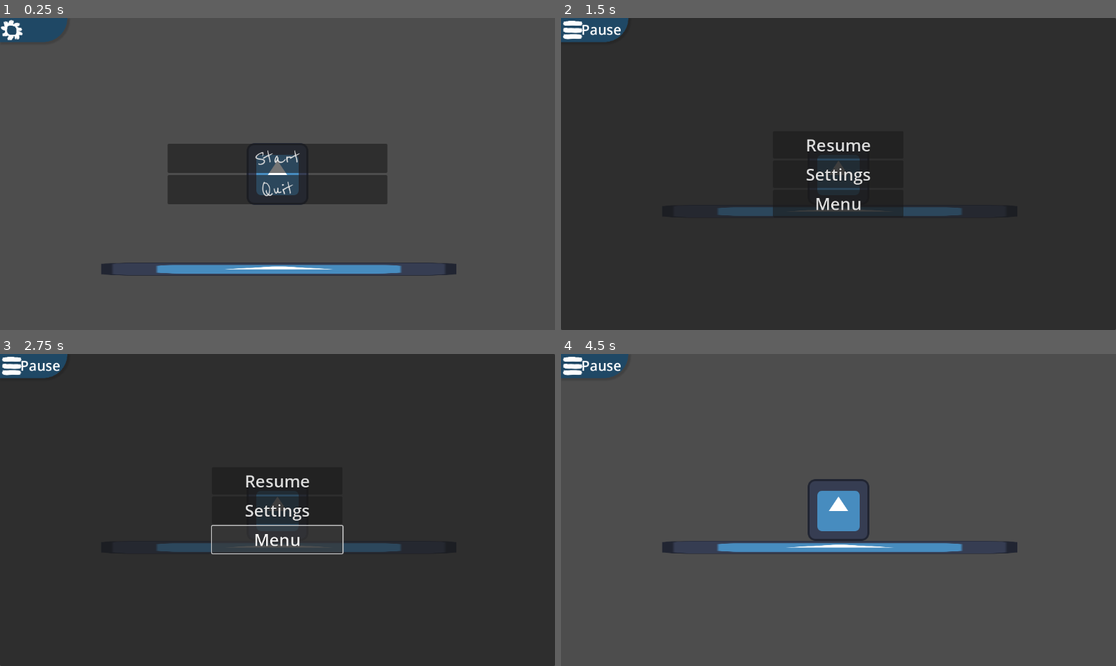
Above: before the commit, frames 1-4 (two rows, left to right).
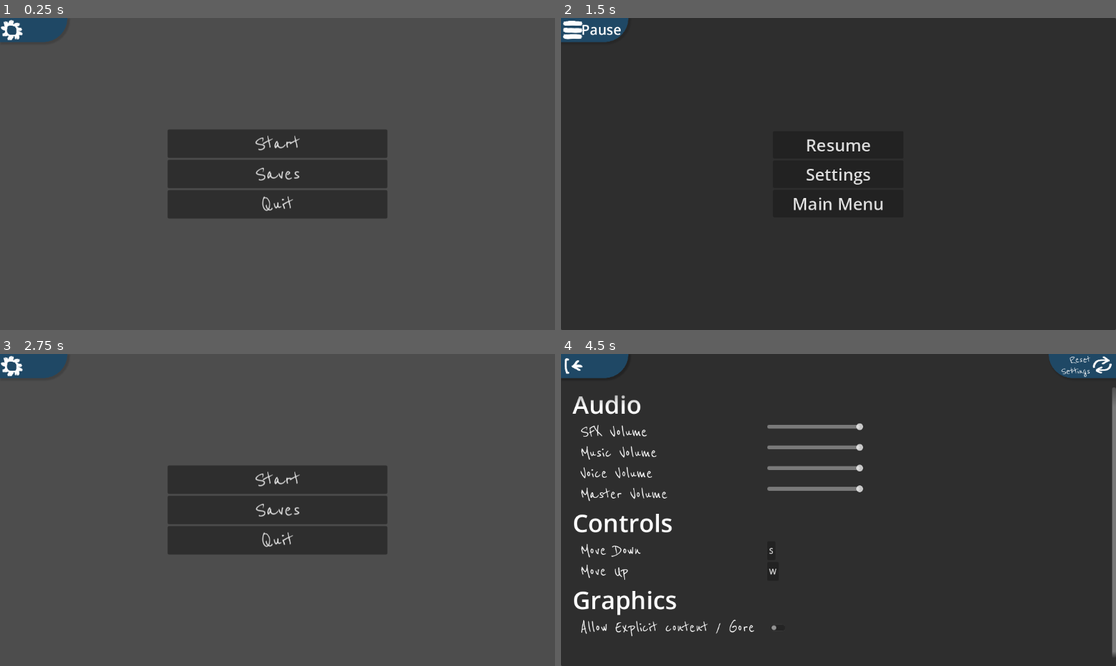
Above: after the commit, the same moments.

Repository: avetharun/GodotGameJam6-14
Game: Godot game, scene res://Scenes/Menu.tscn
The game is run twice, just before and just after one commit, with the same random seed, the same clock (stepped at 60 frames per second) and the same inputs. Before the commit the project starts from res://Scenes/main.tscn. The engine's default icon, where the game draws it, is replaced by a stand-in: a white triangle on a blue panel in a dark square.
Inputs (mouse positions are in pixels of both pictures, inside the frame that each line leads up to):
- Up to frame 1 (0.25 s): no input
- Up to frame 2 (1.5 s): click "Start" (after the commit: "Saves") at 0.5 s; click "[font_size=50]Pause" at 1.25 s
- Up to frame 3 (2.75 s): click "Menu" (after the commit: "Main Menu") at 2 s
- Up to frame 4 (4.5 s): click (594, 366) at 2.75 s; click "[font_size=50]Pause" (after the commit: "[font_size=50]Reset Settings") at 3.5 s; click (838, 481) at 4.25 s, where only the run before the commit has a clickable "Resume"

The runs differ from the first frame. In frame 1, 6.7% of the frame differs, in the area x 18-83%, y 35-83%; in frame 2, 1.1%; in frame 3, 90%; in frame 4, 98%, in the area x 0-100%, y 0-100%.

Commit message:
yippe no paini this time

Diff:
--- a/Scenes/Menu.tscn
+++ b/Scenes/Menu.tscn
@@ -1,7 +1,4 @@
-[gd_scene load_steps=2 format=3 uid="uid://ddknavjxhpvrc"]
-
-[sub_resource type="StyleBoxFlat" id="StyleBoxFlat_vn6wf"]
-bg_color = Color(0, 0, 0, 1)
+[gd_scene format=3 uid="uid://ddknavjxhpvrc"]
 
 [node name="Menu" type="Control"]
 layout_mode = 3
@@ -11,13 +8,3 @@
 grow_horizontal = 2
 grow_vertical = 2
 mouse_filter = 2
-
-[node name="PanelContainer" type="PanelContainer" parent="."]
-layout_mode = 1
-anchors_preset = 15
-anchor_right = 1.0
-anchor_bottom = 1.0
-grow_horizontal = 2
-grow_vertical = 2
-mouse_filter = 2
-theme_override_styles/panel = SubResource("StyleBoxFlat_vn6wf")
--- a/Scenes/SceneLoader.gd
+++ b/Scenes/SceneLoader.gd
@@ -5,27 +5,27 @@
 @export var SceneName: String
 
 func Unload():
-    for child in GameConstants.Instance.get_parent().get_children():
-        if (child.has_meta("SCN_NAME") && child.get_meta("SCN_NAME") == SceneName):
-            child.queue_free()
+	for child in GameConstants.Instance.get_parent().get_children():
+		if (child.has_meta("SCN_NAME") && child.get_meta("SCN_NAME") == SceneName):
+			child.queue_free()
 func UnloadAllRuntimeScenes():
-    for child in GameConstants.Instance.get_parent().get_children():
-        if child.has_meta("SCN_LOADED_AT_RUNTIME") && child.has_meta("SCNMGR_DISABLE_AUTO_UNLOAD"):
-            child.queue_free()
+	for child in GameConstants.Instance.get_parent().get_children():
+		if child.has_meta("SCN_LOADED_AT_RUNTIME") && !child.has_meta("SCNMGR_DISABLE_AUTO_UNLOAD"):
+			child.queue_free()
 func Load():
-    LoadFromScene(SceneToLoad)
+	LoadFromScene(SceneToLoad)
 func LoadFromScene(scene:PackedScene):
-    var newScene = scene
-    newScene.set_meta("SCN_NAME", SceneName)
-    newScene.set_meta("SCN_LOADED_AT_RUNTIME", true)
-    if (!shouldUnload):
-        newScene.set_meta("SCNMGR_DISABLE_AUTO_UNLOAD", true)
-    GameConstants.Instance.add_sibling(newScene)
+	var newScene = scene.instantiate()
+	newScene.set_meta("SCN_NAME", SceneName)
+	newScene.set_meta("SCN_LOADED_AT_RUNTIME", true)
+	if (!shouldUnload):
+		newScene.set_meta("SCNMGR_DISABLE_AUTO_UNLOAD", true)
+	GameConstants.Instance.add_sibling(newScene)
 func LoadFromPath(path:String):
-    var newScene = load(path)
-    LoadFromScene(newScene)
+	var newScene = load(path)
+	LoadFromScene(newScene)
 @export var shouldUnload : bool = true
 # * Bad name: Explanation::
-    # * If true, the scene spawned from this object will not be freed from UnloadAllRuntimeScenes. Unload() will still free regardless!
+	# * If true, the scene spawned from this object will not be freed from UnloadAllRuntimeScenes. Unload() will still free regardless!
 func SetShouldUnload(state:bool):
-    shouldUnload = state
+	shouldUnload = state
--- a/Scenes/UserInterface.tscn
+++ b/Scenes/UserInterface.tscn
@@ -6,6 +6,8 @@
 [ext_resource type="Script" path="res://Scenes/SettingsLabel.gd" id="3_acdsr"]
 [ext_resource type="Texture2D" uid="uid://d0brtg4bq4me" path="res://Assets/SettingsGear.png" id="3_mvhrw"]
 [ext_resource type="Texture2D" uid="uid://ca6hr04ugg6cp" path="res://Assets/BackOrSave.png" id="4_bsiqw"]
+[ext_resource type="Script" path="res://Scenes/SceneLoader.gd" id="4_nsj7k"]
+[ext_resource type="PackedScene" uid="uid://b38cr2vcj3t34" path="res://Scenes/main.tscn" id="5_7p65d"]
 [ext_resource type="FontFile" uid="uid://sh2unalhl1rg" path="res://Assets/Fonts/ReenieBeanie-Regular.ttf" id="6_4xh35"]
 [ext_resource type="Texture2D" uid="uid://tud4f2jty1xf" path="res://Assets/ResetIcon.png" id="7_3uj6r"]
 [ext_resource type="Texture2D" uid="uid://diqej7pb0nesr" path="res://Assets/InfoIcon.png" id="7_eowac"]
@@ -140,6 +142,18 @@
 theme_override_fonts/font = ExtResource("6_4xh35")
 theme_override_font_sizes/font_size = 50
 text = "Start"
+
+[node name="SceneLoader" type="Node" parent="CanvasLayer/MMButtonContainer/MM_Buttons/StartButton"]
+script = ExtResource("4_nsj7k")
+SceneToLoad = ExtResource("5_7p65d")
+SceneName = "MainScene"
+
+[node name="SavesButton" type="Button" parent="CanvasLayer/MMButtonContainer/MM_Buttons"]
+layout_mode = 2
+size_flags_vertical = 3
+theme_override_fonts/font = ExtResource("6_4xh35")
+theme_override_font_sizes/font_size = 50
+text = "Saves"
 
 [node name="Quit" type="Button" parent="CanvasLayer/MMButtonContainer/MM_Buttons"]
 layout_mode = 2
@@ -190,7 +204,10 @@
 layout_mode = 2
 theme_override_constants/outline_size = 2
 theme_override_font_sizes/font_size = 35
-text = "Menu"
+text = "Main Menu"
+
+[node name="SceneLoader" type="Node" parent="CanvasLayer/Pause Menu/VBoxContainer/Button_Menu"]
+script = ExtResource("4_nsj7k")
 
 [node name="IG_OpenPauseMenu" type="Panel" parent="CanvasLayer"]
 visible = false
@@ -497,13 +514,19 @@
 
 [connection signal="toggled" from="CanvasLayer/CheckButton" to="." method="SetIsPlayingGame"]
 [connection signal="pressed" from="CanvasLayer/MMButtonContainer/MM_Buttons/StartButton" to="." method="UnPauseGame"]
+[connection signal="pressed" from="CanvasLayer/MMButtonContainer/MM_Buttons/StartButton" to="CanvasLayer/MMButtonContainer/MM_Buttons/StartButton/SceneLoader" method="Load"]
 [connection signal="pressed" from="CanvasLayer/MMButtonContainer/MM_Buttons/StartButton" to="." method="SetIsPlayingGame" binds= [true]]
+[connection signal="pressed" from="CanvasLayer/MMButtonContainer/MM_Buttons/SavesButton" to="." method="UnPauseGame"]
+[connection signal="pressed" from="CanvasLayer/MMButtonContainer/MM_Buttons/SavesButton" to="." method="SetIsPlayingGame" binds= [true]]
 [connection signal="pressed" from="CanvasLayer/MMButtonContainer/MM_Buttons/Quit" to="." method="ExitGame"]
 [connection signal="pressed" from="CanvasLayer/MMButtonContainer/MM_Buttons/Quit" to="CanvasLayer/SettingsMenu" method="Save"]
 [connection signal="pressed" from="CanvasLayer/Pause Menu/VBoxContainer/Button_Resume" to="." method="UnPauseGame"]
 [connection signal="pressed" from="CanvasLayer/Pause Menu/VBoxContainer/Button_Resume" to="CanvasLayer/Pause Menu" method="set_visible" binds= [false]]
 [connection signal="pressed" from="CanvasLayer/Pause Menu/VBoxContainer/Button_Settings" to="CanvasLayer/Pause Menu" method="set_visible" binds= [false]]
 [connection signal="pressed" from="CanvasLayer/Pause Menu/VBoxContainer/Button_Settings" to="CanvasLayer/SettingsMenu" method="set_visible" binds= [true]]
+[connection signal="pressed" from="CanvasLayer/Pause Menu/VBoxContainer/Button_Menu" to="CanvasLayer/Pause Menu/VBoxContainer/Button_Menu/SceneLoader" method="UnloadAllRuntimeScenes"]
+[connection signal="pressed" from="CanvasLayer/Pause Menu/VBoxContainer/Button_Menu" to="." method="SetIsPlayingGame" binds= [false]]
+[connection signal="pressed" from="CanvasLayer/Pause Menu/VBoxContainer/Button_Menu" to="CanvasLayer/Pause Menu" method="set_visible" binds= [false]]
 [connection signal="pressed" from="CanvasLayer/IG_OpenPauseMenu/Button" to="." method="PauseGame"]
 [connection signal="pressed" from="CanvasLayer/IG_OpenPauseMenu/Button" to="CanvasLayer/Pause Menu" method="set_visible" binds= [true]]
 [connection signal="pressed" from="CanvasLayer/IG_OpenPauseMenu/Button" to="CanvasLayer/IG_OpenPauseMenu" method="set_visible" binds= [false]]
--- a/project.godot
+++ b/project.godot
@@ -11,7 +11,7 @@
 [application]
 
 config/name="Godot Game Jam 6-14"
-run/main_scene="res://Scenes/main.tscn"
+run/main_scene="res://Scenes/Menu.tscn"
 config/features=PackedStringArray("4.2", "Mobile")
 boot_splash/show_image=false
 config/icon="res://icon.svg"
Not shown: 1 places in Scenes/UserInterface.tscn that only renumber resources
